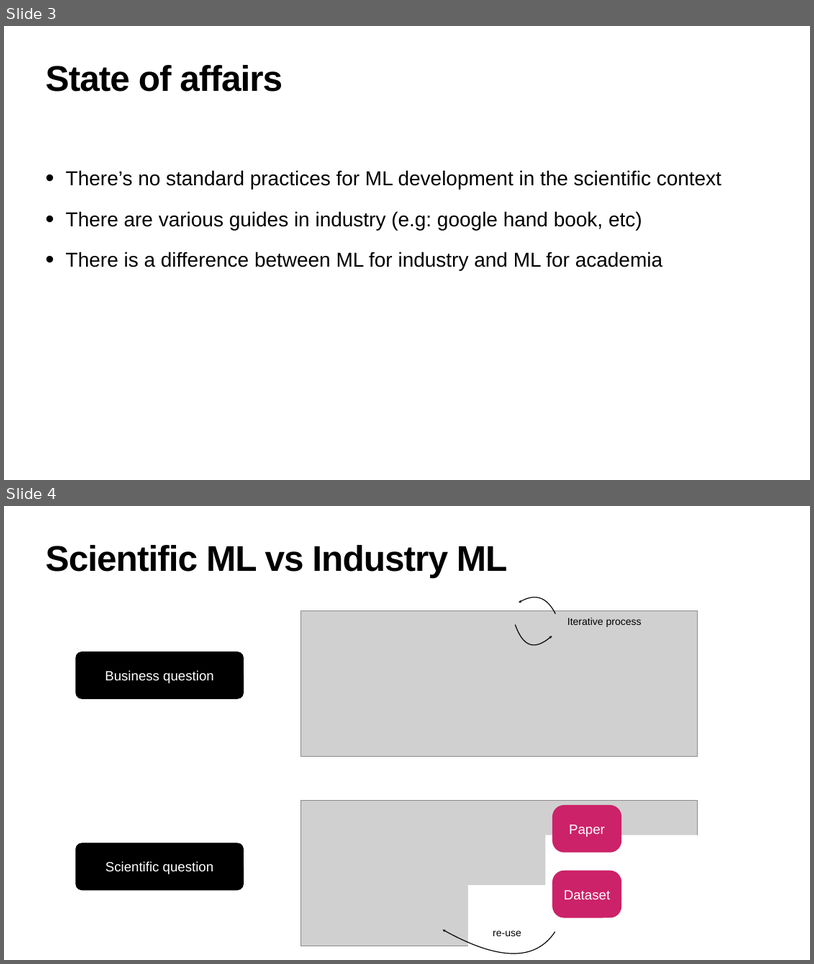
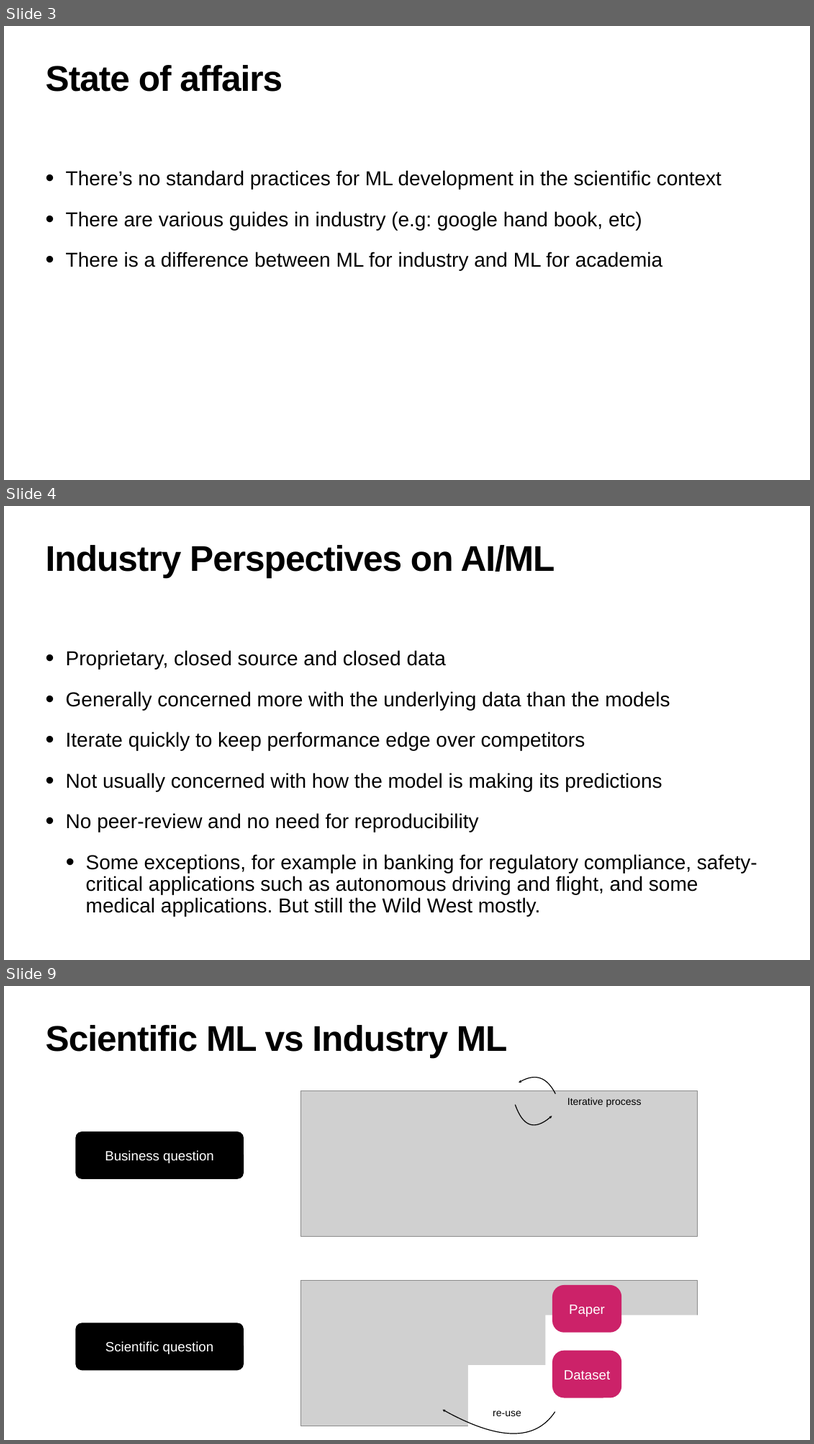
Before and after one commit to hanveiga/amld-2021-repML, a slide deck: slides/03_Reproducible_Scientific_ML.pptx. Shown one above the other, each under a label of ours: slides 3 and 4 before the commit, slides 3, 4 and 9 after it; the slides between them are not shown. The pictures are 814x964 and 814x1444 pixels, drawn with LibreOffice and Linux fonts; fonts in the diff are those of the drawing; grey boxes stand for pictures. Boxes give left, top, right and bottom in pixels: in the first picture for what was removed or moved away, otherwise in the second. Text is boxed around its words. In the diff, an @@ line names an element or a change of style, - is before the commit and + after.

```diff
--- a/slides/03_Reproducible_Scientific_ML.pptx
+++ b/slides/03_Reproducible_Scientific_ML.pptx
@@ slide 4 added at (4, 506, 810, 960), background #FFFFFF @@
@@ title added at (46, 545, 556, 577), 85 pt, text #000000, bold @@
+Industry Perspectives on AI/ML
@@ text added at (66, 650, 758, 916), 48 pt, text #000000 @@
+• Proprietary, closed source and closed data
+• Generally concerned more with the underlying data than the models
+• Iterate quickly to keep performance edge over competitors
+• Not usually concerned with how the model is making its predictions
+• No peer-review and no need for reproducibility
+  • Some exceptions, for example in banking for regulatory compliance, safety-critical applications such as autonomous driving and flight, and some medical applications. But still the Wild West mostly.
@@ what was slide 4 is now slide 9 @@
```
Also in this commit, not shown: 5 slides changed, 7 other slides added.
